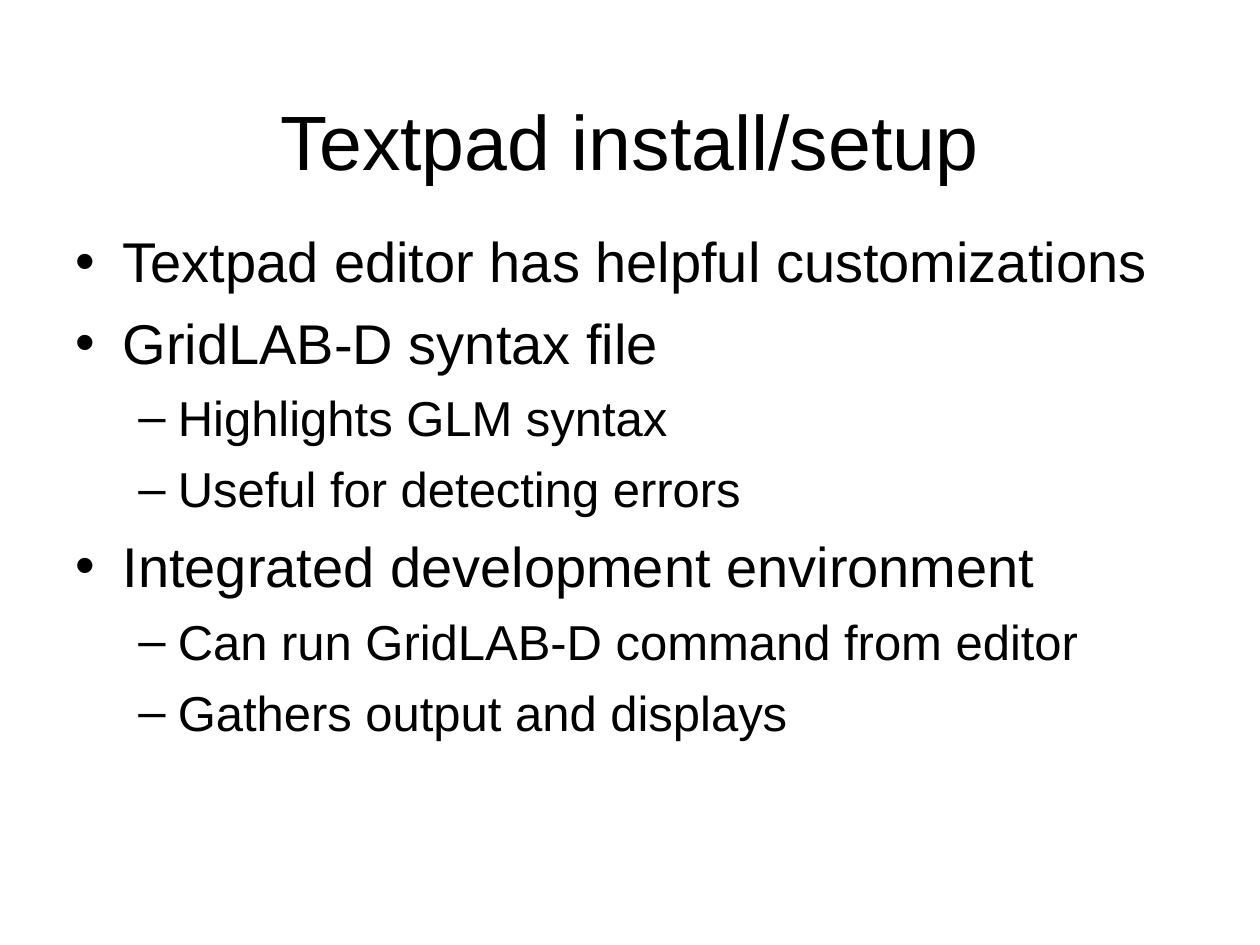
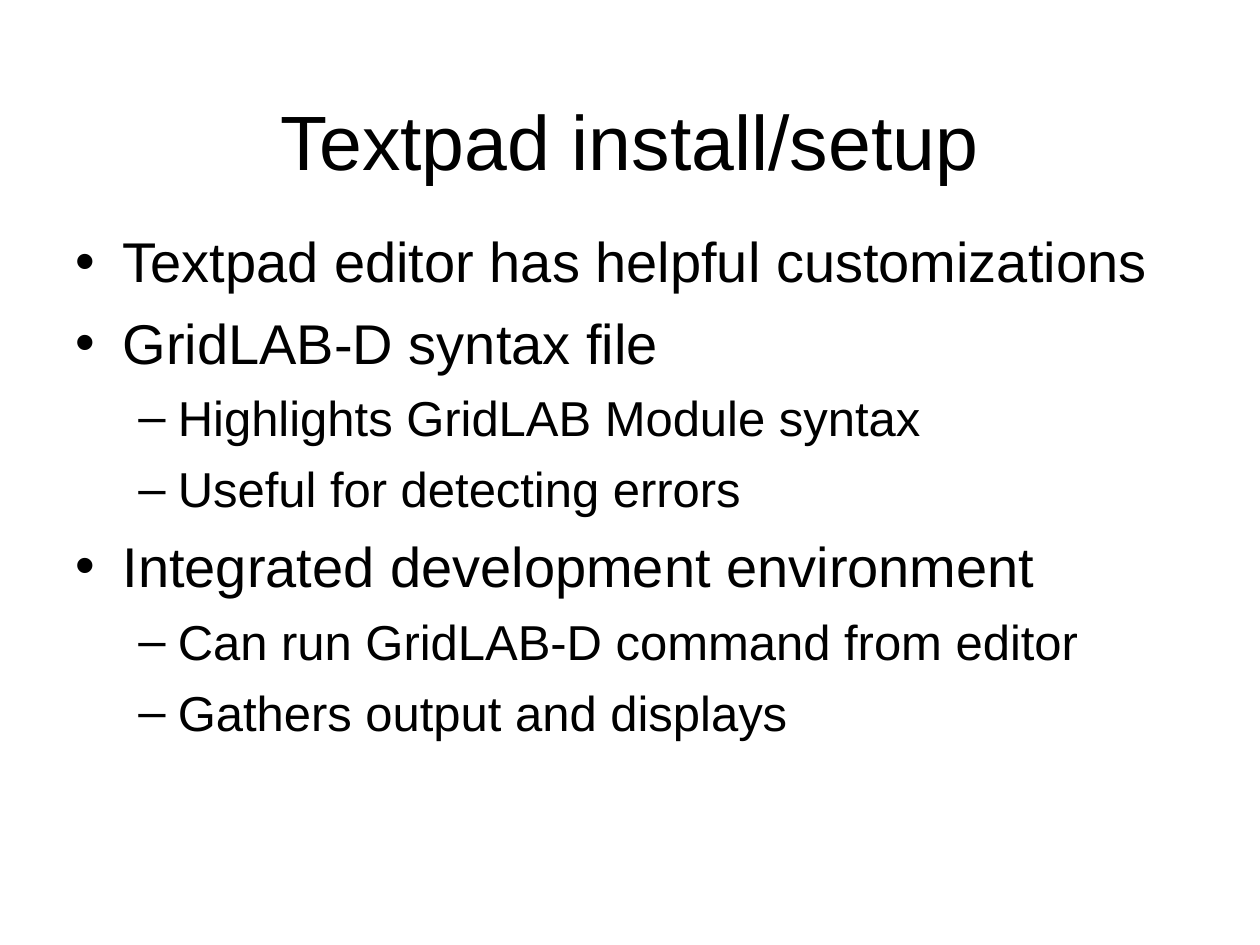
Before and after one commit to gridlab-d/course, a slide deck: slide 21 of 1.2 - Installing GridLAB-D.pps (slide 24 before the commit). Drawn at 1260x945 pixels with LibreOffice and Linux fonts; fonts in the diff are those of the drawing; background and template pictures are left out. Boxes give left, top, right and bottom in pixels: in the first picture for what was removed or moved away, otherwise in the second. Text is boxed around its words. In the diff, an @@ line names an element or a change of style, - is before the commit and + after.

```diff
--- a/1.2 - Installing GridLAB-D.pps
+++ b/1.2 - Installing GridLAB-D.pps
@@ text at (x1=178, y1=400, x2=920, y2=446): text changed @@
-  – Highlights GLM syntax
+  – Highlights GridLAB Module syntax
```
Also in this commit, not shown: 3 other slides changed, 9 slides added, 12 slides removed.
